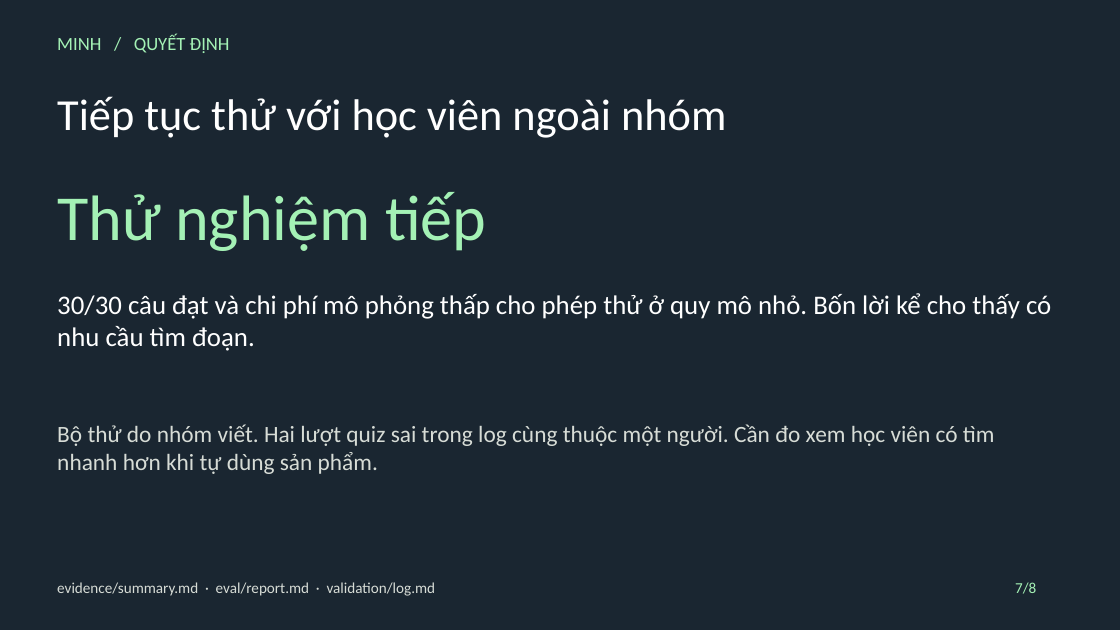
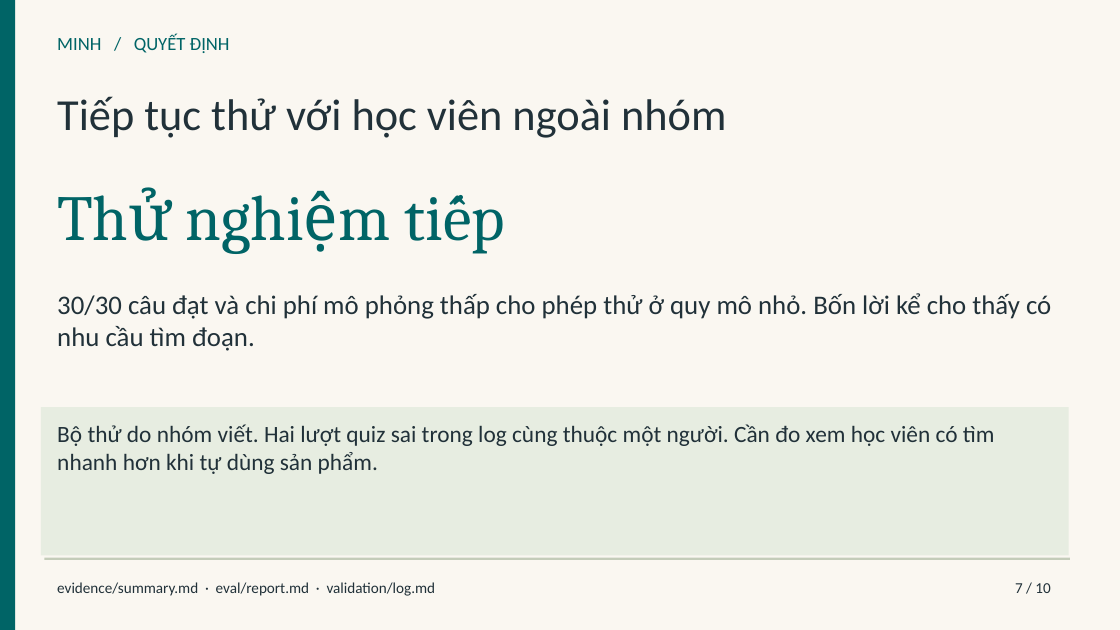
Before and after one commit to Quoosc/K5-Day15-L3B-Day-dut-noi-dau, a slide deck: slide 7 of slides/demo-slides.pptx. Drawn at 1120x630 pixels with LibreOffice and Linux fonts; fonts in the diff are those of the drawing. Boxes give left, top, right and bottom in pixels: in the first picture for what was removed or moved away, otherwise in the second. Text is boxed around its words. In the diff, an @@ line names an element or a change of style, - is before the commit and + after.

Commit message:
Refresh demo presentation and add evaluation and workflow evidence

```diff
--- a/slides/demo-slides.pptx
+++ b/slides/demo-slides.pptx
@@ background #1A2631 to #FAF7F1 @@
@@ rectangle added at <box>0,0,15,630</box>, fill #006466 @@
@@ text "MINH / QUYẾT ĐỊNH" at <box>57,35,230,53</box>: text colour #A4F1B5 to #006466 @@
@@ text "Tiếp tục thử với học ..." at <box>57,96,726,138</box>: text colour #FFFFFF to #213139 @@
@@ text "Thử nghiệm tiếp" at <box>49,173,1064,260</box>: font Calibri to Cambria, text colour #A4F1B5 to #006466 @@
@@ text "30/30 câu đạt và chi ..." at <box>57,293,1051,351</box>: text colour #FFFFFF to #213139 @@
@@ rectangle added at <box>41,408,1070,555</box>, fill #E7EDE1 @@
@@ text "Bộ thử do nhóm viết. ..." at <box>57,424,995,474</box>: text colour #D7DCD6 to #213139 @@
@@ rectangle added at <box>45,558,1070,560</box>, fill #C4CCB9 @@
@@ text "evidence/summary.md · eval/report.md · validation/log.md" at <box>57,582,436,596</box>: text colour #D7DCD6 to #213139 @@
@@ text at <box>1015,583,1050,593</box>: text changed; text colour #A4F1B5 to #213139 @@
-7/8
+7 / 10
```
Also in this commit, not shown: 7 other slides changed, 2 slides added, 1 other file.
